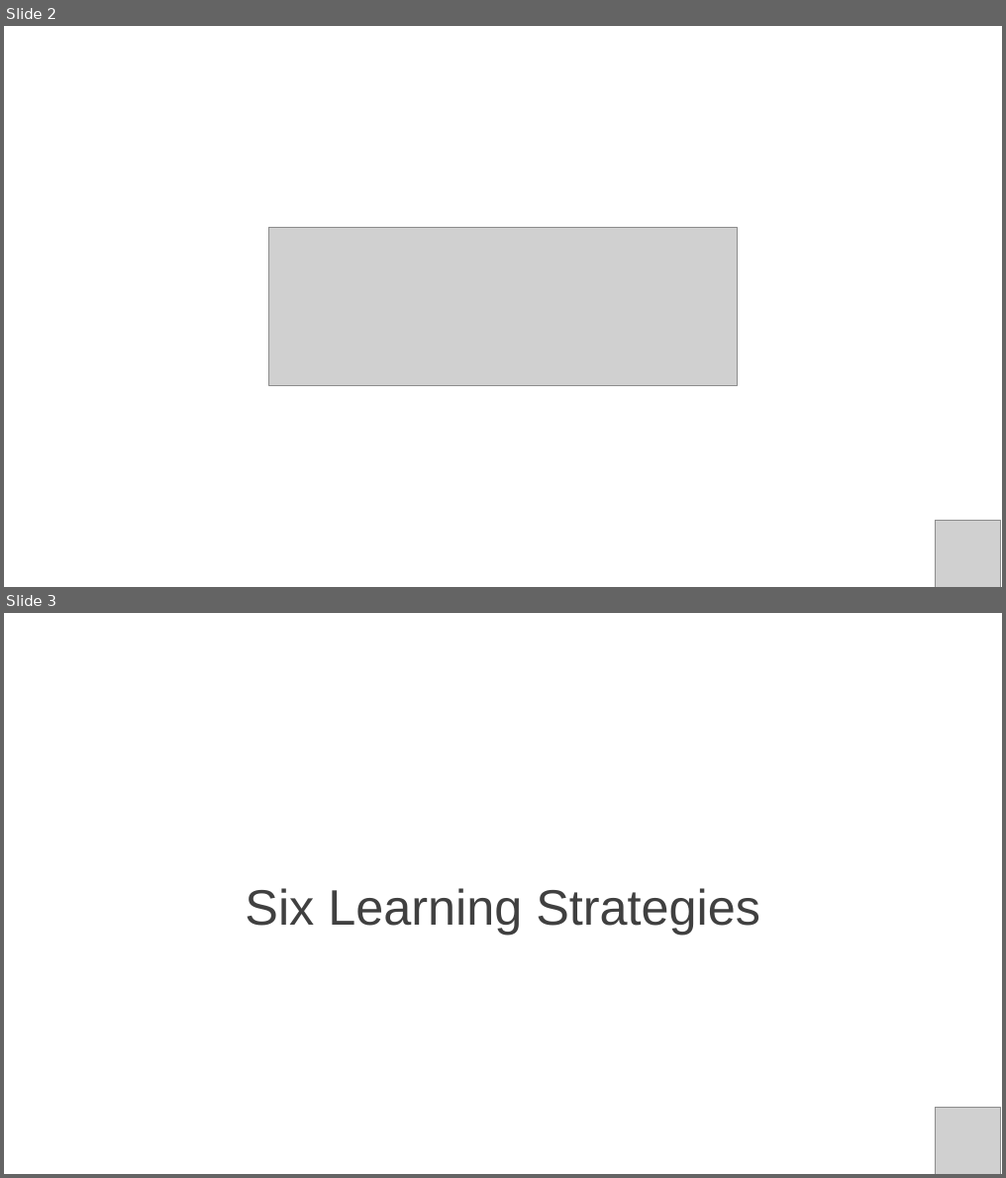
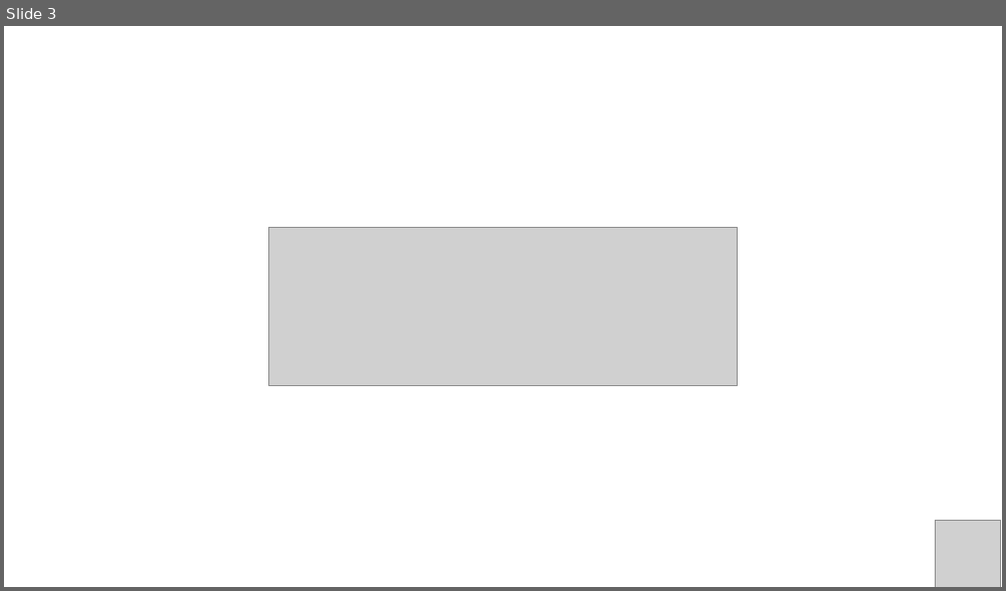
Before and after one commit to PracticumAI/python-for-ai, a slide deck: presentations/01_intro_to_python.pptx. Shown one above the other, each under a label of ours: slides 2 and 3 before the commit, slide 3 after it. The pictures are 1006x1178 and 1006x591 pixels, drawn with LibreOffice and Linux fonts; fonts in the diff are those of the drawing; grey boxes stand for pictures. Boxes give left, top, right and bottom in pixels: in the first picture for what was removed or moved away, otherwise in the second. Text is boxed around its words. In the diff, an @@ line names an element or a change of style, - is before the commit and + after.

```diff
--- a/presentations/01_intro_to_python.pptx
+++ b/presentations/01_intro_to_python.pptx
@@ slide 3 removed at (4,613,1002,1174), background #FFFFFF @@
@@ text removed at (245,888,760,935) @@
-Six Learning Strategies
@@ picture removed at (936,1108,1001,1174) @@
@@ what was slide 2 is now slide 3 @@
```
Also in this commit, not shown: 2 slides added, 6 other slides removed, 7 other files.
